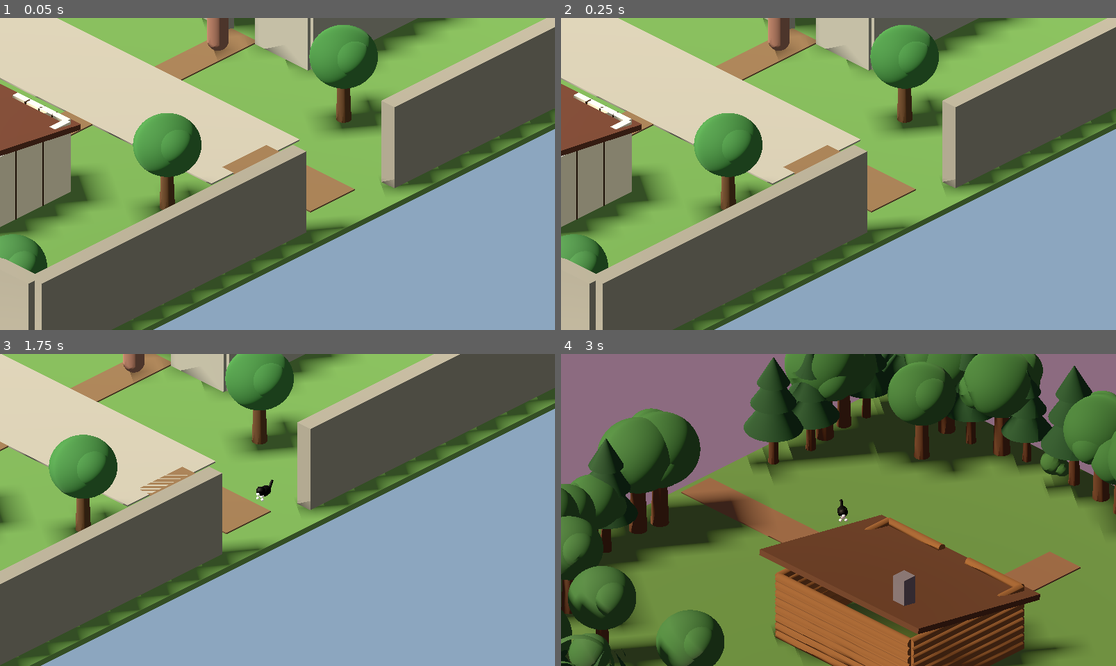
Above: before the commit, frames 1-4 (two rows, left to right).
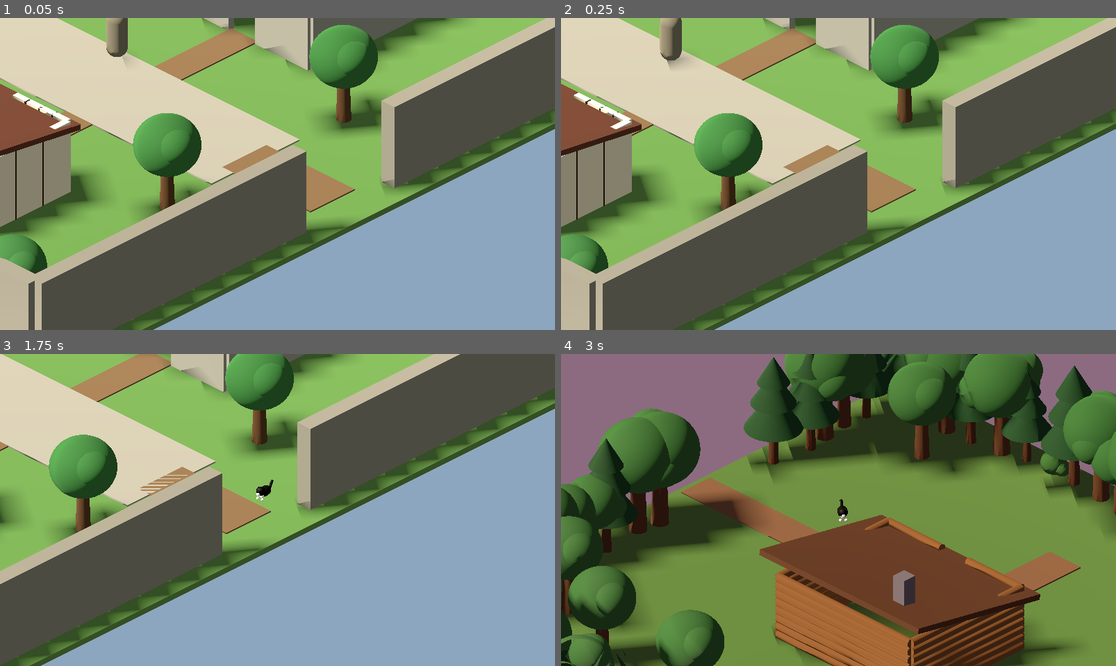
Above: after the commit, the same moments.

Repository: Mufgusnut/the-hollow
Game: Godot game, scene res://scenes/main/Village.tscn
The game is run twice, just before and just after one commit, with the same random seed, the same clock (stepped at 60 frames per second) and the same inputs. This scene is started directly instead of the project's main scene.
Inputs (mouse positions are in pixels of both pictures, inside the frame that each line leads up to):
- Up to frame 1 (0.05 s): no input
- Up to frame 2 (0.25 s): no input
- Up to frame 3 (1.75 s): tap Enter at 0.5 s; move the mouse to (399, 494) at 0.52 s; hold D (move_right) 0.53-1.25 s; hold F (cast_spell) 0.53-1.25 s; click (399, 494) at 0.67 s; tap Space (jump) at 0.77 s; drag from (166, 525) to (249, 572) at 1.27 s
- Up to frame 4 (3 s): move the mouse to (894, 441) at 2.02 s; hold D (move_right) 2.03-2.75 s; hold E (interact) 2.03-2.75 s; drag from (810, 572) to (672, 463) at 2.77 s

The runs differ from the first frame. In frame 1, 0.9% of the frame differs, in the area x 19-42%, y 0-15%; in frame 2, 1.0%, in the area x 17-42%, y 0-17%; in frame 3, 0.2%; in frame 4, nothing differs.

Commit message:
Turn the potion errand into a stealth challenge
Patrolling townsfolk now walk the village square while quest_stage is
"potion_assigned". Crow/Snake are conspicuous at range and get caught
by a wide notice radius unless hidden in a tree or the well; Cat/Rat
blend in and are only caught by direct touch or by wandering into a
house's doorway. Getting caught ends the errand (the potion is found
and recognized as the witch's work) and restarts the player at the
cottage. Mira is relocated from the entrance-side StoneHouse to
WoodHouse on the far side of town, so reaching her means crossing the
whole square.

Diff:
--- a/project.godot
+++ b/project.godot
@@ -24,3 +24,4 @@
 Suspicion="*res://scripts/systems/Suspicion.gd"
 GameState="*res://scripts/systems/GameState.gd"
 DialogueManager="*res://scenes/ui/DialogueManager.tscn"
+GameOverManager="*res://scenes/ui/GameOverManager.tscn"
--- a/scenes/main/Village.tscn
+++ b/scenes/main/Village.tscn
@@ -9,6 +9,7 @@
 [ext_resource type="PackedScene" path="res://scenes/props/Tree.tscn" id="7_tree"]
 [ext_resource type="Script" path="res://scripts/props/StoneWallRing.gd" id="8_wallring"]
 [ext_resource type="PackedScene" path="res://scenes/npc/Mira.tscn" id="9_mira"]
+[ext_resource type="PackedScene" path="res://scenes/npc/PatrolVillager.tscn" id="10_patrol"]
 
 [sub_resource type="Environment" id="Environment_1"]
 background_mode = 1
@@ -112,7 +113,7 @@
 surface_material_override/0 = SubResource("Mat_Dirt")
 
 [node name="Mira" parent="." instance=ExtResource("9_mira")]
-position = Vector3(10, 0, -4.3)
+position = Vector3(0, 0, 4.3)
 rotation_degrees = Vector3(0, 180, 0)
 
 [node name="TailorWalk" type="MeshInstance3D" parent="."]
@@ -206,6 +207,27 @@
 
 [node name="Tree6" parent="." instance=ExtResource("7_tree")]
 position = Vector3(16, 0, 4)
+
+[node name="Tree7" parent="." instance=ExtResource("7_tree")]
+position = Vector3(3, 0, -3.3)
+
+[node name="Tree8" parent="." instance=ExtResource("7_tree")]
+position = Vector3(-4, 0, 3.3)
+
+[node name="Patrol1" parent="." instance=ExtResource("10_patrol")]
+position = Vector3(8, 0, -1.8)
+point_a = Vector3(8, 0, -1.8)
+point_b = Vector3(8, 0, 1.8)
+
+[node name="Patrol2" parent="." instance=ExtResource("10_patrol")]
+position = Vector3(2, 0, -1.8)
+point_a = Vector3(2, 0, -1.8)
+point_b = Vector3(2, 0, 1.8)
+
+[node name="Patrol3" parent="." instance=ExtResource("10_patrol")]
+position = Vector3(-4, 0, -1.8)
+point_a = Vector3(-4, 0, -1.8)
+point_b = Vector3(-4, 0, 1.8)
 
 [node name="SpawnAtForestPath" type="Marker3D" parent="."]
 position = Vector3(17, 0, 0)
--- /dev/null
+++ b/scenes/npc/PatrolVillager.tscn
@@ -0,0 +1,49 @@
+[gd_scene load_steps=8 format=3]
+
+[ext_resource type="Script" path="res://scripts/npc/PatrolVillager.gd" id="1_patrol"]
+
+[sub_resource type="CapsuleShape3D" id="CapsuleShape3D_1"]
+radius = 0.35
+height = 1.7
+
+[sub_resource type="CapsuleMesh" id="CapsuleMesh_1"]
+radius = 0.35
+height = 1.7
+
+[sub_resource type="StandardMaterial3D" id="Mat_Clothes"]
+albedo_color = Color(0.45, 0.42, 0.36, 1)
+roughness = 0.85
+
+[sub_resource type="SphereShape3D" id="SphereShape3D_Notice"]
+radius = 3.0
+
+[sub_resource type="SphereShape3D" id="SphereShape3D_Touch"]
+radius = 0.55
+
+[node name="PatrolVillager" type="CharacterBody3D"]
+script = ExtResource("1_patrol")
+
+[node name="MeshInstance3D" type="MeshInstance3D" parent="."]
+position = Vector3(0, 0.85, 0)
+mesh = SubResource("CapsuleMesh_1")
+surface_material_override/0 = SubResource("Mat_Clothes")
+
+[node name="CollisionShape3D" type="CollisionShape3D" parent="."]
+position = Vector3(0, 0.85, 0)
+shape = SubResource("CapsuleShape3D_1")
+
+[node name="NoticeZone" type="Area3D" parent="."]
+collision_layer = 0
+collision_mask = 1
+
+[node name="NoticeShape" type="CollisionShape3D" parent="NoticeZone"]
+position = Vector3(0, 0.85, 0)
+shape = SubResource("SphereShape3D_Notice")
+
+[node name="TouchZone" type="Area3D" parent="."]
+collision_layer = 0
+collision_mask = 1
+
+[node name="TouchShape" type="CollisionShape3D" parent="TouchZone"]
+position = Vector3(0, 0.85, 0)
+shape = SubResource("SphereShape3D_Touch")
--- a/scenes/props/Tree.tscn
+++ b/scenes/props/Tree.tscn
@@ -1,4 +1,6 @@
-[gd_scene load_steps=6 format=3]
+[gd_scene load_steps=8 format=3]
+
+[ext_resource type="Script" path="res://scripts/npc/HidingSpot.gd" id="1_hiding"]
 
 [sub_resource type="CylinderMesh" id="CylinderMesh_Trunk"]
 top_radius = 0.18
@@ -20,6 +22,9 @@
 [sub_resource type="StandardMaterial3D" id="Mat_Foliage"]
 albedo_color = Color(0.2, 0.4, 0.2, 1)
 roughness = 0.9
+
+[sub_resource type="SphereShape3D" id="SphereShape3D_Hide"]
+radius = 1.1
 
 [node name="Tree" type="StaticBody3D"]
 
@@ -48,3 +53,13 @@
 scale = Vector3(0.55, 0.55, 0.55)
 mesh = SubResource("SphereMesh_Foliage")
 surface_material_override/0 = SubResource("Mat_Foliage")
+
+[node name="HidingSpot" type="Area3D" parent="."]
+collision_layer = 0
+collision_mask = 1
+script = ExtResource("1_hiding")
+allowed_familiar = "Crow"
+
+[node name="HidingShape" type="CollisionShape3D" parent="HidingSpot"]
+position = Vector3(0, 0.9, 0)
+shape = SubResource("SphereShape3D_Hide")
--- a/scenes/props/Well.tscn
+++ b/scenes/props/Well.tscn
@@ -1,4 +1,6 @@
-[gd_scene load_steps=6 format=3]
+[gd_scene load_steps=8 format=3]
+
+[ext_resource type="Script" path="res://scripts/npc/HidingSpot.gd" id="1_hiding"]
 
 [sub_resource type="CylinderMesh" id="CylinderMesh_WellWall"]
 top_radius = 0.6
@@ -23,6 +25,9 @@
 roughness = 0.1
 metallic = 0.3
 
+[sub_resource type="SphereShape3D" id="SphereShape3D_Hide"]
+radius = 1.0
+
 [node name="Well" type="StaticBody3D"]
 
 [node name="WellWall" type="MeshInstance3D" parent="."]
@@ -38,3 +43,13 @@
 position = Vector3(0, 0.78, 0)
 mesh = SubResource("CylinderMesh_Water")
 surface_material_override/0 = SubResource("Mat_Water")
+
+[node name="HidingSpot" type="Area3D" parent="."]
+collision_layer = 0
+collision_mask = 1
+script = ExtResource("1_hiding")
+allowed_familiar = "Snake"
+
+[node name="HidingShape" type="CollisionShape3D" parent="HidingSpot"]
+position = Vector3(0, 0.4, 0)
+shape = SubResource("SphereShape3D_Hide")
--- /dev/null
+++ b/scenes/ui/GameOverManager.tscn
@@ -0,0 +1,28 @@
+[gd_scene load_steps=3 format=3]
+
+[ext_resource type="Script" path="res://scripts/systems/GameOverManager.gd" id="1_gameover"]
+
+[sub_resource type="StyleBoxFlat" id="StyleBoxFlat_1"]
+bg_color = Color(0.05, 0.01, 0.01, 0.92)
+
+[node name="GameOverManager" type="CanvasLayer"]
+script = ExtResource("1_gameover")
+
+[node name="Panel" type="Panel" parent="."]
+anchor_right = 1.0
+anchor_bottom = 1.0
+theme_override_styles/panel = SubResource("StyleBoxFlat_1")
+
+[node name="Label" type="Label" parent="Panel"]
+anchor_left = 0.1
+anchor_top = 0.4
+anchor_right = 0.9
+anchor_bottom = 0.6
+autowrap_mode = 3
+horizontal_alignment = 1
+vertical_alignment = 1
+theme_override_font_sizes/font_size = 30
+theme_override_colors/font_color = Color(0.85, 0.25, 0.2, 1)
+text = "\"The witch's work — I'd know it anywhere.\"
+
+You were seen. The potion is gone."
--- /dev/null
+++ b/scripts/npc/HidingSpot.gd
@@ -0,0 +1,20 @@
+extends Area3D
+class_name HidingSpot
+## A tree/well/crack the right familiar species can duck into to
+## become unnoticeable to patrolling villagers (see PatrolVillager.gd
+## and GameState.is_hidden). Which species qualifies is set per
+## instance — trees are Crow-only, the well is Snake-only.
+
+@export var allowed_familiar: String = "Crow"
+
+func _ready() -> void:
+	body_entered.connect(_on_entered)
+	body_exited.connect(_on_exited)
+
+func _on_entered(body: Node3D) -> void:
+	if body is FamiliarController and GameState.selected_familiar == allowed_familiar:
+		GameState.is_hidden = true
+
+func _on_exited(body: Node3D) -> void:
+	if body is FamiliarController and GameState.selected_familiar == allowed_familiar:
+		GameState.is_hidden = false
--- /dev/null
+++ b/scripts/npc/PatrolVillager.gd
@@ -0,0 +1,59 @@
+extends CharacterBody3D
+class_name PatrolVillager
+## A townsfolk NPC that walks back and forth between two points across
+## the village square. Catching the familiar ends the potion errand
+## (see GameOverManager.gd) two different ways:
+##  - NoticeZone (wide) fires for species that read as conspicuous at
+##    range — Crow, Snake — unless the familiar is currently hidden in
+##    a tree/well (GameState.is_hidden, set by HidingSpot.gd).
+##  - TouchZone (tight, right at body contact) always fires, for every
+##    species — Cat and Rat blend in from a distance but a villager
+##    literally bumping into them still notices.
+## Outside the errand this is inert: trigger_game_over() no-ops unless
+## GameState.quest_stage == "potion_assigned".
+
+@export var point_a: Vector3
+@export var point_b: Vector3
+@export var move_speed: float = 1.6
+## Species this villager never notices from a distance — only a direct
+## touch (TouchZone) catches them. Matches Cat/Rat's low suspicion
+## baseline from the GDD.
+@export var stealthy_species: Array[String] = ["Cat", "Rat"]
+
+var _going_to_b: bool = true
+var _caught: bool = false
+
+@onready var _notice_zone: Area3D = $NoticeZone
+@onready var _touch_zone: Area3D = $TouchZone
+
+func _ready() -> void:
+	_notice_zone.body_entered.connect(_on_notice_entered)
+	_touch_zone.body_entered.connect(_on_touch_entered)
+
+func _physics_process(_delta: float) -> void:
+	var target := point_b if _going_to_b else point_a
+	var to_target := target - global_position
+	to_target.y = 0.0
+	if to_target.length() < 0.3:
+		_going_to_b = not _going_to_b
+		return
+	velocity = to_target.normalized() * move_speed
+	rotation.y = atan2(to_target.x, to_target.z)
+	move_and_slide()
+
+func _on_notice_entered(body: Node3D) -> void:
+	if not (body is FamiliarController) or GameState.is_hidden:
+		return
+	if GameState.selected_familiar in stealthy_species:
+		return
+	_catch()
+
+func _on_touch_entered(body: Node3D) -> void:
+	if body is FamiliarController:
+		_catch()
+
+func _catch() -> void:
+	if _caught:
+		return
+	_caught = true
+	GameOverManager.trigger_game_over()
--- a/scripts/props/SimpleBuilding.gd
+++ b/scripts/props/SimpleBuilding.gd
@@ -18,6 +18,7 @@
 func _ready() -> void:
 	_build_walls()
 	_build_roof()
+	_build_trespass_zone()
 
 func _build_walls() -> void:
 	var mat := _wall_material()
@@ -99,3 +100,30 @@
 	mesh_instance.position = Vector3(0, wall_height + 0.15, 0)
 	mesh_instance.rotation_degrees = Vector3(-8, 0, 0)
 	add_child(mesh_instance)
+
+## Ducking through the door gap into the building's footprint counts as
+## trespassing — during the stealth potion errand (see
+## GameOverManager.gd) that's an instant catch, same as a patrolling
+## villager spotting you. Harmless everywhere else since
+## trigger_game_over() no-ops unless the errand is actually active.
+func _build_trespass_zone() -> void:
+	var area := Area3D.new()
+	area.collision_layer = 0
+	area.collision_mask = 1
+	add_child(area)
+
+	## The door gap sits on the south wall at z = -depth/2 (see
+	## _build_walls) — the zone has to span from right there inward to
+	## actually cover the only opening a familiar could walk through.
+	var shape := BoxShape3D.new()
+	shape.size = Vector3(door_width, wall_height, depth - 0.3)
+	var collision := CollisionShape3D.new()
+	collision.shape = shape
+	area.add_child(collision)
+	area.position = Vector3(0, wall_height / 2.0, 0)
+
+	area.body_entered.connect(_on_trespass)
+
+func _on_trespass(body: Node3D) -> void:
+	if body is FamiliarController:
+		GameOverManager.trigger_game_over()
--- /dev/null
+++ b/scripts/systems/GameOverManager.gd
@@ -0,0 +1,31 @@
+extends CanvasLayer
+## Autoload. Any catch source (PatrolVillager.gd, SimpleBuilding.gd's
+## trespass zone) calls trigger_game_over() — it decides on its own
+## whether that actually matters right now, so callers don't each need
+## to check quest_stage themselves. Being caught while carrying the
+## potion means whoever caught you finds it and knows exactly whose
+## work it is, so the errand is blown: quest resets to "none" (the
+## witch has to brew another and re-cast the charm) and the player
+## restarts at the cottage.
+
+@onready var _panel: Panel = $Panel
+@onready var _label: Label = $Panel/Label
+
+var _triggered: bool = false
+
+func _ready() -> void:
+	process_mode = Node.PROCESS_MODE_ALWAYS
+	_panel.visible = false
+
+func trigger_game_over() -> void:
+	if _triggered or GameState.quest_stage != "potion_assigned":
+		return
+	_triggered = true
+	_panel.visible = true
+	get_tree().paused = true
+	GameState.quest_stage = "none"
+	await get_tree().create_timer(2.5).timeout
+	get_tree().paused = false
+	_panel.visible = false
+	get_tree().call_deferred("change_scene_to_file", "res://scenes/main/CottageHome.tscn")
+	_triggered = false
--- a/scripts/systems/GameState.gd
+++ b/scripts/systems/GameState.gd
@@ -18,6 +18,10 @@
 ## (after talking to Mira in town). A plain string rather than a quest
 ## framework since there's exactly one quest right now.
 var quest_stage: String = "none"
+## True while the active familiar is standing in a HidingSpot (a tree
+## for Crow, the well for Snake) — PatrolVillager.gd's wide notice
+## radius ignores the familiar while this is set.
+var is_hidden: bool = false
 
 func capture_from(caster: SpellCaster) -> void:
 	known_spells = caster.known_spells.duplicate()
Not shown, added: scripts/npc/HidingSpot.gd.uid
Not shown, added: scripts/npc/PatrolVillager.gd.uid
Not shown, added: scripts/systems/GameOverManager.gd.uid
